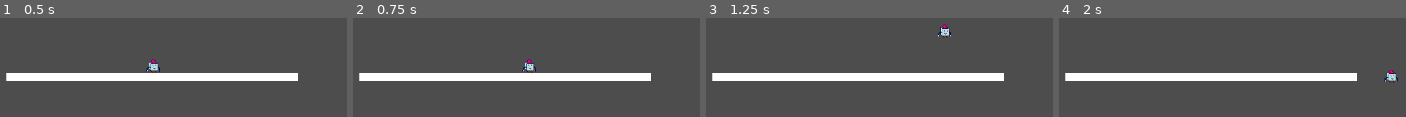
Above: before the commit, frames 1-4 (left to right).
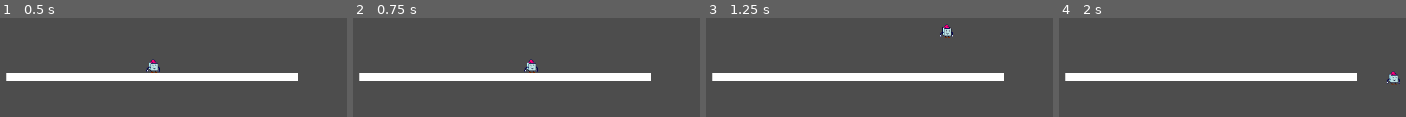
Above: after the commit, the same moments.

Repository: Doomn00b/Kewb
Game: Godot game, scene res://scenes/KewbTest1.tscn
Same seed, same stepped clock (60 frames per second), same inputs: the game is played once before the commit and once after it.
Inputs (mouse positions are in pixels of both pictures, inside the frame that each line leads up to):
- Up to frame 1 (0.5 s): no input
- Up to frame 2 (0.75 s): tap Enter (ui_accept) at 0.5 s; move the mouse to (outside the picture) at 0.52 s; hold Right (move_forward) from 0.53 s (still down); click (outside the picture) at 0.6 s
- Up to frame 3 (1.25 s): keep holding Right (move_forward); tap Space (jump) at 0.77 s
- Up to frame 4 (2 s): keep holding Right (move_forward); tap Enter (ui_accept) at 1.25 s; move the mouse to (outside the picture) at 1.27 s; tap X (charge) at 1.35 s; tap Space (jump) at 1.52 s

Frame 1 is identical in both runs. In frame 2, 0.3% of the frame differs, in the area x 48-54%, y 41-56%; in frame 3, 0.3%; in frame 4, 0.4%, in the area x 93-99%, y 52-68%.

Commit message:
CODE: Changed player-script

Diff:
--- a/enemy_spawner.gd
+++ b/EnemySpawner.gd
@@ -1,3 +1,4 @@
+class_name EnemySpawner
 extends Node2D
 
 @export var enemy_tscn: PackedScene #We make sure that the editor knows the enemy-scene is a scene/prefab, and it's visible.
@@ -7,10 +8,17 @@
 	var new_enemy = enemy_tscn.instantiate() #We make a new variable out of the enemy-scene/prefab.
 	add_sibling(new_enemy) #We make a new child of the main node. (but not out of the spawner-node)
 
-	#We get the viewport (camera, size of screen) & make a new variable based on it
+	#We get the viewport (camera, size of screen) & make new variables based on it
 	var viewport_width = get_viewport_rect().size.x
+	var viewport_height = get_viewport_rect().size.y
+
 	#We make a new var that decides where, in a range, the enemy ships can spawn.
 	var rand_x = randi_range(10, viewport_width)
-	new_enemy.position.x = rand_x
-	new_enemy.position.y = -50
-	print_debug("Enemy ship spawned!")
+	var rand_y = randi_range(-50, viewport_height)
+
+	new_enemy.setup_enemy(rand_x, rand_y)
+
+	#new_enemy.position.x = rand_x
+	#new_enemy.position.y = -50
+
+	print_debug("Enemy spawned!")
--- a/game_state.gd
+++ b/GameState.gd
@@ -1,8 +1,9 @@
 extends Node
+
 #This is our Singleton that remembers our score and other things, in-between scenes.
 
 #var score: int = 0 #We have a variable for score, which of course starts at zero.
-var is_game_over = false #Boolean that controls if the game is over or not.
+var is_game_over : bool = false #Boolean that controls if the game is over or not.
 
 # Called every frame. 'delta' is the elapsed time since the previous frame.
 func _process(_delta: float) -> void:
--- a/characters/Enemies/enemy.gd
+++ b/characters/Enemies/enemy.gd
@@ -1,6 +1,16 @@
+class_name Enemy
 extends Node2D
 
 @export var Nmyspeed: int = 200 #We make a new variable: Enemy Speed, which is an Int with 200 as standard value.
+
+static var enemies_spawned : int = 0 #This variable determines how many enemies have spawned.
+
+const MAX_HEALTH = 10 #We make a new constant that defines the enemy has health.
+var health = MAX_HEALTH #We make a new variable based on the Health-constant.
+
+func _ready() -> void:
+	enemies_spawned += 1
+
 
 # Called every frame. 'delta' is the elapsed time since the previous frame.
 func _process(delta: float) -> void:
@@ -14,4 +24,9 @@
 	self.queue_free() #We free the enemy from memory... we destroy it.
 
 	#Increase score when enemy dies.
-	GameState.score += 10
+	GameState.increase_score(10)
+
+func setup_enemy(x, y): #A function that readies the enemy's properties in a level.
+	self.position = Vector2(x, y) #Sets up the position of the enemy.
+	#Add setting health?
+	#Add setting type of enemy??
--- a/characters/Enemies/enemy.tscn
+++ b/characters/Enemies/enemy.tscn
@@ -1,6 +1,6 @@
 [gd_scene load_steps=4 format=3 uid="uid://x6vcvfrs6qj1"]
 
-[ext_resource type="Script" uid="uid://dg04trhnnvuwl" path="res://characters/Enemies/enemy.gd" id="1_4gyqm"]
+[ext_resource type="Script" uid="uid://dg04trhnnvuwl" path="res://characters/Enemies/Enemy.gd" id="1_4gyqm"]
 [ext_resource type="Texture2D" uid="uid://cnw8e2jeoxe6p" path="res://characters/Player/kewb_fist.png" id="2_vq7lu"]
 
 [sub_resource type="RectangleShape2D" id="RectangleShape2D_ivycn"]
--- a/characters/Player/fist.tscn
+++ b/characters/Player/fist.tscn
@@ -1,6 +1,6 @@
 [gd_scene load_steps=4 format=3 uid="uid://58a8niagh30m"]
 
-[ext_resource type="Script" uid="uid://bcliilpxl0vs3" path="res://characters/Player/fist.gd" id="1_1mvdj"]
+[ext_resource type="Script" uid="uid://bcliilpxl0vs3" path="res://characters/Player/Fist.gd" id="1_1mvdj"]
 [ext_resource type="Texture2D" uid="uid://cnw8e2jeoxe6p" path="res://characters/Player/kewb_fist.png" id="1_xnp1h"]
 
 [sub_resource type="RectangleShape2D" id="RectangleShape2D_xnp1h"]
--- a/characters/Player/player.gd
+++ b/characters/Player/player.gd
@@ -15,6 +15,7 @@
 #var player_pos : Transform2D
 var is_grounded : bool = false #Boolean that tells if the player is grounded.
 var move_locked : bool = false #Boolean that says if the player can move.
+#var facing_right : bool = true #Condition that says the player usually starts facing right.
 
 var walking_speed: int = 150
 var running_speed: int = 300
@@ -30,10 +31,16 @@
 var current_state = MovementState.IDLE #We make a new var to describe the basic state...Idle.
 
 func _process(_delta: float) -> void: #Happens on every frame.
+	#Visual processing, stuff like animation updates.
+	update_animation()
+
+func _input(event: InputEvent) -> void:
 	#Below, we create a variable that determines the direction of the player, based on the
 	#input from our movement-actions.
-	move_dir = Input.get_vector("move_back", "move_forward", "move_up", "move_down")
+	move_dir.x = Input.get_axis("move_back", "move_forward")
+	move_dir.y = Input.get_axis("move_up", "move_down")
 
+	_flip()
 	if Input.is_action_pressed("charge"):
 		print_debug("player is holding charge")
 		#If we're holding charge while walking, and not running, then...
@@ -45,9 +52,6 @@
 	# pseudocode - Player presses punch -> do punching-fist. (animation? Spawn arm?)
 	if Input.is_action_just_pressed("attack"): #If the player presses the shoot-action, then...
 		print_debug("Player attacked!")
-
-	#Visual processing, stuff like animation updates.
-	update_animation()
 
 #Physics Process Delta is a fixed Update, happens 60/1.
 func _physics_process(delta: float) -> void: #I picked physics, since this is movement.
@@ -66,21 +70,20 @@
 		unground_player() #We make sure to say the player isn't grounded.
 		print_debug("Player jumped")
 
-
-	# Get the input direction and handle the movement/deceleration.
-	if move_dir :
-		#velocity = move_dir * SPEED
-		velocity.x = move_dir.x * SPEED
-		#velocity.y = move_dir.y * SPEED
-		print_debug("Player moved")
-	else:
-		#velocity = move_toward(0, 0, SPEED)
-		velocity.x = move_toward(velocity.x, 0, SPEED)
-		#velocity.y = move_toward(velocity.y, 0, SPEED)
-
-	apply_movement() #We run the movement-state switch.
+	apply_movement(delta) #We run the movement-state switch.
 	move_and_slide()
 
+
+#Code to flip the character when walking.
+func _flip():
+	#var current_scale = self.transform.scaled_local()
+	if sign(move_dir.x) == -1:
+		%Flip.scale.x = abs(scale.x) * -1.0
+	else:
+		%Flip.scale.x = abs(scale.x)
+	#if move_dir.x != 0:
+		#var new_scale : float = abs(scale.x) * sign(move_dir.x)
+		#scale.x = new_scale
 
 #These functions are called to turn on and off movement.
 func lock_movement():
@@ -107,10 +110,23 @@
 	else: #Otherwise, we...
 		return #...don't do anything. (no gravity-application)
 
-func apply_movement(): #Let's do a switch, aka a match, instead of 10k if-statements.
+func apply_movement(delta : float): #Let's do a switch, aka a match, instead of 10k if-statements.
+
+		# Get the input direction and handle the movement/deceleration.
+	if move_dir :
+		#velocity = move_dir * SPEED
+		velocity.x = move_dir.x * SPEED
+		#velocity.y = move_dir.y * SPEED
+		print_debug("Player moved")
+	else:
+		#velocity = move_toward(0, 0, SPEED)
+		velocity.x = move_toward(velocity.x, 0, SPEED)
+		#velocity.y = move_toward(velocity.y, 0, SPEED)
+
 	match MovementState :
 		MovementState.IDLE: #This would be a "case" in Unity.
-			pass
+			velocity = Vector2.ZERO
+			_apply_gravity(delta)
 		MovementState.WALKING:
 			pass
 		MovementState.RUNNING:
--- a/characters/Player/player.tscn
+++ b/characters/Player/player.tscn
@@ -1,6 +1,6 @@
 [gd_scene load_steps=9 format=3 uid="uid://ck072mpnnrudx"]
 
-[ext_resource type="Script" uid="uid://cuud1isgaumx" path="res://characters/Player/player.gd" id="1_vb825"]
+[ext_resource type="Script" uid="uid://cuud1isgaumx" path="res://characters/Player/Player.gd" id="1_vb825"]
 [ext_resource type="Texture2D" uid="uid://gwdoe46w1uw0" path="res://characters/Player/kewb_godot-Sheet.png" id="2_8gp0o"]
 
 [sub_resource type="RectangleShape2D" id="RectangleShape2D_j7dd2"]
@@ -11,7 +11,7 @@
 tracks/0/type = "value"
 tracks/0/imported = false
 tracks/0/enabled = true
-tracks/0/path = NodePath("PlayerSprite2D:frame")
+tracks/0/path = NodePath("Flip/PlayerSprite2D:frame")
 tracks/0/interp = 1
 tracks/0/loop_wrap = true
 tracks/0/keys = {
@@ -21,13 +21,28 @@
 "values": [1]
 }
 
+[sub_resource type="Animation" id="Animation_b405y"]
+resource_name = "player_dead"
+tracks/0/type = "value"
+tracks/0/imported = false
+tracks/0/enabled = true
+tracks/0/path = NodePath("Flip/PlayerSprite2D:frame")
+tracks/0/interp = 1
+tracks/0/loop_wrap = true
+tracks/0/keys = {
+"times": PackedFloat32Array(0),
+"transitions": PackedFloat32Array(1),
+"update": 1,
+"values": [4]
+}
+
 [sub_resource type="Animation" id="Animation_8gp0o"]
 resource_name = "player_idle"
 loop_mode = 1
 tracks/0/type = "value"
 tracks/0/imported = false
 tracks/0/enabled = true
-tracks/0/path = NodePath("PlayerSprite2D:frame")
+tracks/0/path = NodePath("Flip/PlayerSprite2D:frame")
 tracks/0/interp = 1
 tracks/0/loop_wrap = true
 tracks/0/keys = {
@@ -43,7 +58,7 @@
 tracks/0/type = "value"
 tracks/0/imported = false
 tracks/0/enabled = true
-tracks/0/path = NodePath("PlayerSprite2D:frame")
+tracks/0/path = NodePath("Flip/PlayerSprite2D:frame")
 tracks/0/interp = 1
 tracks/0/loop_wrap = true
 tracks/0/keys = {
@@ -51,21 +66,6 @@
 "transitions": PackedFloat32Array(1, 1),
 "update": 1,
 "values": [2, 3]
-}
-
-[sub_resource type="Animation" id="Animation_b405y"]
-resource_name = "player_dead"
-tracks/0/type = "value"
-tracks/0/imported = false
-tracks/0/enabled = true
-tracks/0/path = NodePath("PlayerSprite2D:frame")
-tracks/0/interp = 1
-tracks/0/loop_wrap = true
-tracks/0/keys = {
-"times": PackedFloat32Array(0),
-"transitions": PackedFloat32Array(1),
-"update": 1,
-"values": [4]
 }
 
 [sub_resource type="AnimationLibrary" id="AnimationLibrary_j7dd2"]
@@ -87,12 +87,15 @@
 scale = Vector2(3.08, 2.2000098)
 shape = SubResource("RectangleShape2D_j7dd2")
 
-[node name="PlayerSprite2D" type="Sprite2D" parent="."]
-texture = ExtResource("2_8gp0o")
-hframes = 5
-frame = 1
-
 [node name="AnimationPlayer" type="AnimationPlayer" parent="."]
 libraries = {
 &"": SubResource("AnimationLibrary_j7dd2")
 }
+
+[node name="Flip" type="Marker2D" parent="."]
+unique_name_in_owner = true
+
+[node name="PlayerSprite2D" type="Sprite2D" parent="Flip"]
+texture = ExtResource("2_8gp0o")
+hframes = 5
+frame = 1
--- a/interactables/laser.tscn
+++ b/interactables/laser.tscn
@@ -1,7 +1,7 @@
 [gd_scene load_steps=4 format=3 uid="uid://dc35aq08f1e6k"]
 
-[ext_resource type="Script" uid="uid://dkx13qpknsc31" path="res://interactables/laser.gd" id="1_2fj6h"]
-[ext_resource type="Texture2D" uid="uid://b10d37cx7ihme" path="res://kenney_space-shooter-redux/PNG/Lasers/laserBlue14.png" id="2_08pvl"]
+[ext_resource type="Script" uid="uid://dkx13qpknsc31" path="res://interactables/Laser.gd" id="1_2fj6h"]
+[ext_resource type="Texture2D" path="res://kenney_space-shooter-redux/PNG/Lasers/laserBlue14.png" id="2_08pvl"]
 
 [sub_resource type="CapsuleShape2D" id="CapsuleShape2D_6vqwg"]
 radius = 3.0
--- a/project.godot
+++ b/project.godot
@@ -17,7 +17,7 @@
 
 [autoload]
 
-GameState="*res://game_state.gd"
+GameState="*res://GameState.gd"
 
 [display]
 
--- a/scenes/KewbTest1.tscn
+++ b/scenes/KewbTest1.tscn
@@ -2,7 +2,7 @@
 
 [ext_resource type="PackedScene" uid="uid://ck072mpnnrudx" path="res://characters/Player/player.tscn" id="1_34yvf"]
 [ext_resource type="PackedScene" uid="uid://58a8niagh30m" path="res://characters/Player/fist.tscn" id="2_s1t1n"]
-[ext_resource type="Script" uid="uid://csryygu8ef6y5" path="res://enemy_spawner.gd" id="3_78frg"]
+[ext_resource type="Script" uid="uid://csryygu8ef6y5" path="res://EnemySpawner.gd" id="3_78frg"]
 [ext_resource type="PackedScene" uid="uid://x6vcvfrs6qj1" path="res://characters/Enemies/enemy.tscn" id="4_mg0xd"]
 
 [sub_resource type="RectangleShape2D" id="RectangleShape2D_34yvf"]
Renamed: enemy_spawner.gd.uid -> EnemySpawner.gd.uid
Renamed: game_over_label.gd -> GameOverLabel.gd
Renamed: game_over_label.gd.uid -> GameOverLabel.gd.uid
Renamed: game_state.gd.uid -> GameState.gd.uid
Renamed: score_label.gd -> ScoreLabel.gd
Renamed: score_label.gd.uid -> ScoreLabel.gd.uid
